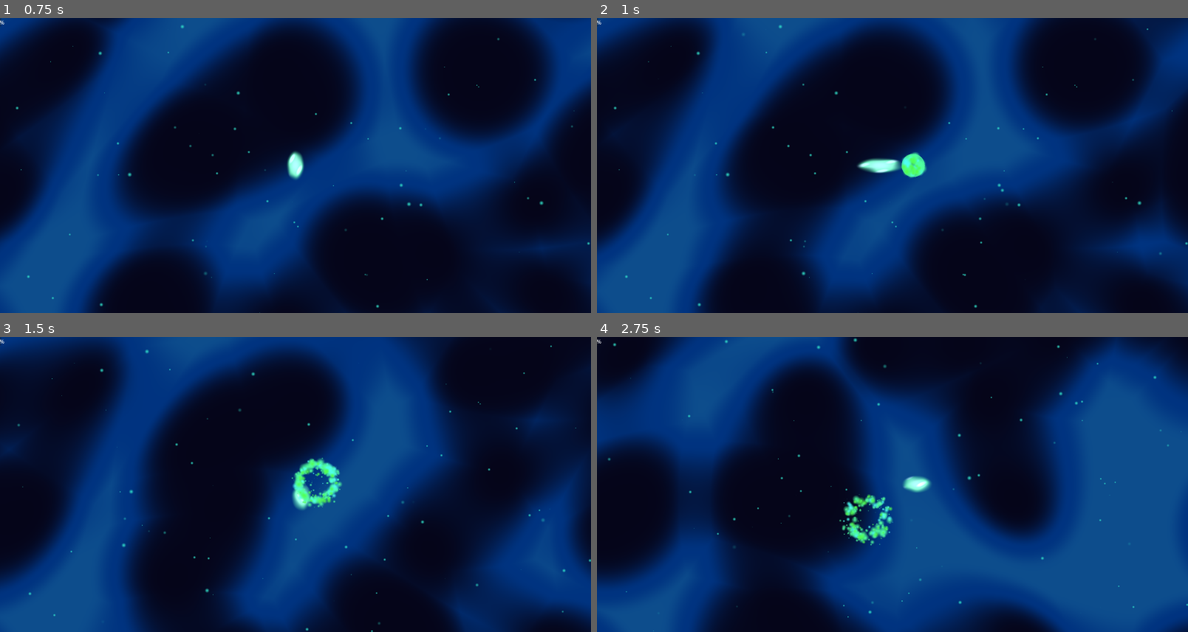
Above: before the commit, frames 1-4 (two rows, left to right).
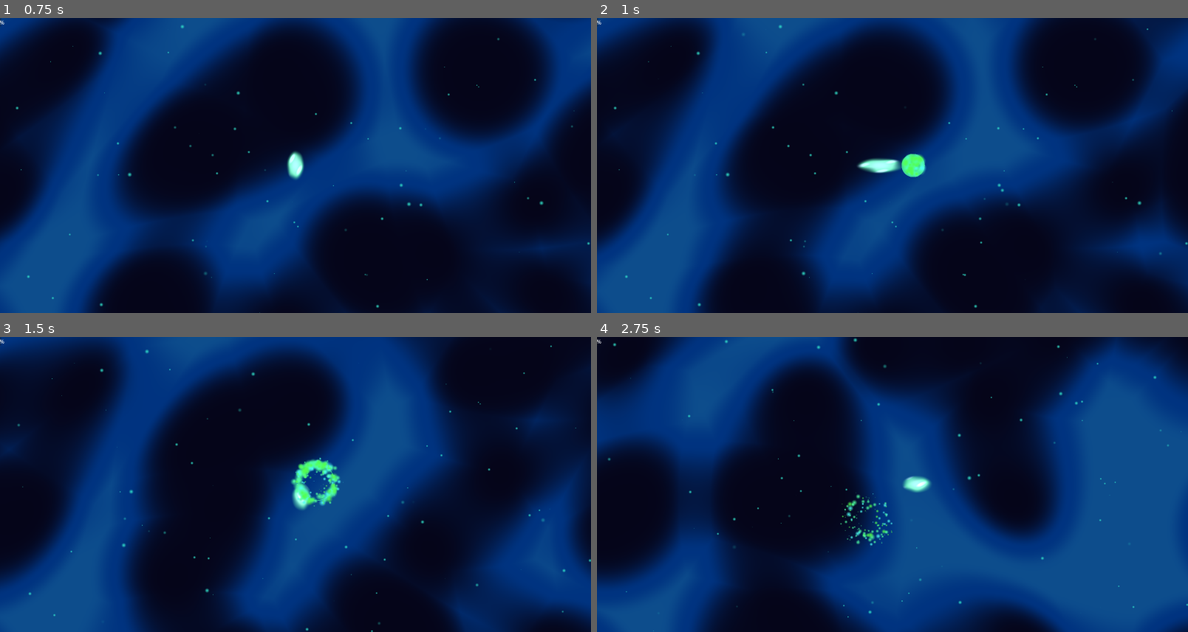
Above: after the commit, the same moments.

Repository: vinids86/aliensurvivors
Game: Godot game, scene res://scenes/game_manager.tscn
Two runs of this game, one before a commit and one after it. Both use one fixed random seed, a clock stepped at 60 frames per second and the inputs below. The engine's default icon, where the game draws it, is replaced by a stand-in: a white triangle on a blue panel in a dark square.
Inputs (mouse positions are in pixels of both pictures, inside the frame that each line leads up to):
- Up to frame 1 (0.75 s): tap Enter (ui_accept) at 0.5 s; move the mouse to (425, 150) at 0.52 s; hold Right (ui_right) from 0.53 s (still down); click (425, 150) at 0.67 s
- Up to frame 2 (1 s): keep holding Right (ui_right); tap Enter (ui_accept) at 0.77 s
- Up to frame 3 (1.5 s): move the mouse to (177, 499) at 1.27 s; release Right (ui_right) at 1.28 s; hold Down (ui_down) from 1.28 s (still down)
- Up to frame 4 (2.75 s): tap Enter (ui_accept) at 1.52 s; move the mouse to (951, 419) at 2.02 s; release Down (ui_down) at 2.03 s; hold Right (ui_right) from 2.03 s (still down)

Frame 1 is identical in both runs. In frame 2, 0.2% of the frame differs, in the area x 51-56%, y 45-55%; in frame 3, 0.7%; in frame 4, 0.8%, in the area x 41-51%, y 52-71%.

Commit message:
improve arch attack

Diff:
--- /dev/null
+++ b/scenes/dissolve_shockwave.tscn
@@ -0,0 +1,6 @@
+[gd_scene load_steps=2 format=3 uid="uid://f6nw2stv2vqx"]
+
+[ext_resource type="Script" uid="uid://d1h5cupmlx1to" path="res://scripts/dissolve_shockwave.gd" id="1_y80l5"]
+
+[node name="DissolveShockwave" type="Node2D"]
+script = ExtResource("1_y80l5")
--- a/scenes/slash_basic.tscn
+++ b/scenes/slash_basic.tscn
@@ -1,6 +1,7 @@
-[gd_scene load_steps=3 format=3 uid="uid://bt2laudafly0u"]
+[gd_scene load_steps=4 format=3 uid="uid://bt2laudafly0u"]
 
 [ext_resource type="Script" uid="uid://djlabcwt48jwv" path="res://scripts/simple_melee_slash.gd" id="1_fix1w"]
+[ext_resource type="PackedScene" uid="uid://f6nw2stv2vqx" path="res://scenes/dissolve_shockwave.tscn" id="2_l6srk"]
 
 [sub_resource type="CircleShape2D" id="CircleShape2D_vgsyx"]
 radius = 32.0
@@ -9,6 +10,7 @@
 collision_layer = 4
 collision_mask = 2
 script = ExtResource("1_fix1w")
+dissolve_scene = ExtResource("2_l6srk")
 
 [node name="CollisionShape2D" type="CollisionShape2D" parent="."]
 shape = SubResource("CircleShape2D_vgsyx")
--- /dev/null
+++ b/scripts/dissolve_shockwave.gd
@@ -0,0 +1,107 @@
+class_name DissolveShockwave extends Node2D
+
+var _emitters: Array[CPUParticles2D] = []
+var _current_radius: float = 0.0
+
+# Chamado pelo SimpleMeleeSlash no início do ataque
+func play_expansion(start_radius: float, end_radius: float, duration: float, color: Color) -> void:
+	_spawn_multi_layered_particles(color)
+
+	_current_radius = start_radius
+
+	# Tween para expandir o raio das partículas junto com o ataque
+	var tw = create_tween()
+	tw.tween_property(self, "_current_radius", end_radius, duration)\
+		.set_trans(Tween.TRANS_QUART).set_ease(Tween.EASE_OUT)
+
+	# Agenda o fim da emissão para quando o ataque "acabar" visualmente
+	get_tree().create_timer(duration * 0.8).timeout.connect(_stop_emitting)
+
+	# Auto-destruição segura (duração + tempo de vida das partículas)
+	get_tree().create_timer(duration + 1.0).timeout.connect(queue_free)
+
+func _process(_delta: float) -> void:
+	# Atualiza o raio de emissão frame a frame
+	if _emitters.size() > 0 and _emitters[0].emitting:
+		for emitter in _emitters:
+			_update_particle_ring_radius(emitter, _current_radius)
+
+func _stop_emitting() -> void:
+	for emitter in _emitters:
+		emitter.emitting = false
+
+# --- Configuração dos Emissores (Igual ao anterior, mas OneShot = False inicialmente) ---
+func _spawn_multi_layered_particles(base_color: Color) -> void:
+	var particle_texture = _create_particle_texture(base_color)
+
+	# Camada Base
+	_create_emitter(base_color, 150, particle_texture) # Reduzi um pouco para não travar (3 camadas x 400 = 1200)
+
+	# Camadas de Variação
+	var col_cool = base_color
+	col_cool.h = wrapf(col_cool.h + 0.08, 0.0, 1.0)
+	_create_emitter(col_cool, 70, particle_texture)
+
+	var col_warm = base_color
+	col_warm.h = wrapf(col_warm.h - 0.08, 0.0, 1.0)
+	_create_emitter(col_warm, 70, particle_texture)
+
+func _create_emitter(color: Color, count: int, texture: Texture2D) -> void:
+	var emitter = CPUParticles2D.new()
+	add_child(emitter)
+	_emitters.append(emitter)
+
+	emitter.texture = texture
+	emitter.amount = count
+	emitter.lifetime = 0.5
+	emitter.emitting = true
+	emitter.one_shot = false # IMPORTANTE: Contínuo durante a expansão
+	emitter.explosiveness = 0.0 # Suave
+	emitter.gravity = Vector2.ZERO
+	emitter.local_coords = false # Fica no mundo
+
+	emitter.emission_shape = CPUParticles2D.EMISSION_SHAPE_POINTS
+
+	# Visual
+	emitter.scale_amount_min = 1.0
+	emitter.scale_amount_max = 3.0
+	var scale_curve = Curve.new()
+	scale_curve.add_point(Vector2(0.0, 1.0))
+	scale_curve.add_point(Vector2(1.0, 0.0))
+	emitter.scale_amount_curve = scale_curve
+
+	emitter.color = color
+
+	var gradient = Gradient.new()
+	gradient.colors = PackedColorArray([Color.WHITE, Color.WHITE, Color(1, 1, 1, 0.0)])
+	gradient.offsets = PackedFloat32Array([0.0, 0.6, 1.0])
+	emitter.color_ramp = gradient
+
+	emitter.direction = Vector2.UP
+	emitter.spread = 180.0
+	emitter.initial_velocity_min = 40.0
+	emitter.initial_velocity_max = 100.0
+
+func _generate_ring_points(radius: float) -> PackedVector2Array:
+	var points_count = 80
+	var ring_points = PackedVector2Array()
+	for i in range(points_count):
+		var angle = (float(i) / points_count) * TAU
+		var point_pos = Vector2(cos(angle), sin(angle)) * radius
+		ring_points.append(point_pos)
+	return ring_points
+
+func _update_particle_ring_radius(emitter: CPUParticles2D, radius: float) -> void:
+	emitter.emission_points = _generate_ring_points(radius)
+
+func _create_particle_texture(target_color: Color) -> Texture2D:
+	var tex = GradientTexture2D.new()
+	tex.width = 12
+	tex.height = 12
+	tex.fill = GradientTexture2D.FILL_RADIAL
+	tex.fill_from = Vector2(0.5, 0.5)
+	tex.fill_to = Vector2(0.5, 0.0)
+	var g = Gradient.new()
+	g.colors = PackedColorArray([Color.WHITE, Color(1, 1, 1, 0)])
+	tex.gradient = g
+	return tex
--- a/scripts/simple_melee_slash.gd
+++ b/scripts/simple_melee_slash.gd
@@ -1,13 +1,16 @@
 class_name SimpleMeleeSlash extends Area2D
 
 ## Visual: "Sonic Boom" (Impacto Geométrico Puro)
-## Um círculo perfeito que expande violentamente.
 ## Foca em contraste (Branco -> Cor), velocidade e clareza da hitbox.
+## Delega o efeito de dissolução para uma cena externa.
 
 # --- CONFIGURAÇÃO ---
 var damage: float = 10.0
 var knockback_force: float = 500.0
-var element_color: Color = Color("4fffa0") # Verde Neon Padrão
+var element_color: Color = Color("4fffa0")
+
+# Referência à Cena de Efeito (ARRASTE dissolve_shockwave.tscn AQUI NO INSPECTOR)
+@export var dissolve_scene: PackedScene
 
 # Geometria
 var max_radius: float = 55.0
@@ -24,14 +27,10 @@
 var _collision_shape: CollisionShape2D
 var _circle_shape: CircleShape2D
 
-# Componente de Partículas (Lista de Emissores para Variação de Cor)
-var _emitters: Array[CPUParticles2D] = []
-
 func setup(dmg: float, duration: float, scale_mod: float, kb: float, col: Color) -> void:
 	damage = dmg
 	knockback_force = kb
 
-	# Sobrescreve se for branco (padrão genérico)
 	if col == Color.WHITE:
 		element_color = Color("4fffa0")
 	else:
@@ -51,11 +50,6 @@
 
 func _process(_delta: float) -> void:
 	queue_redraw()
-
-	# Atualiza o raio de TODOS os emissores
-	for emitter in _emitters:
-		if emitter and emitter.emitting:
-			_update_particle_ring_radius(emitter, _current_radius)
 
 func _draw() -> void:
 	if _current_radius <= 1.0: return
@@ -79,89 +73,6 @@
 	if _circle_shape:
 		_circle_shape.radius = radius
 
-# Cria as camadas de partículas com cores distintas
-func _spawn_multi_layered_particles(base_color: Color) -> void:
-	# Textura Compartilhada (Otimização)
-	var particle_texture = _create_particle_texture()
-
-	# Camada 1: Cor Base (Dominante - 500 partículas)
-	_create_single_emitter(base_color, 200, particle_texture)
-
-	# Camada 2: Variação Azulada/Fria (Hue Shift +0.08 - 250 partículas)
-	var col_cool = base_color
-	col_cool.h = wrapf(col_cool.h + 0.08, 0.0, 1.0)
-	_create_single_emitter(col_cool, 50, particle_texture)
-
-	# Camada 3: Variação Quente/Amarelada (Hue Shift -0.08 - 250 partículas)
-	var col_warm = base_color
-	col_warm.h = wrapf(col_warm.h - 0.08, 0.0, 1.0)
-	_create_single_emitter(col_warm, 50, particle_texture)
-
-# Função auxiliar para criar um único emissor
-func _create_single_emitter(color: Color, count: int, texture: Texture2D) -> void:
-	var emitter = CPUParticles2D.new()
-	add_child(emitter)
-	_emitters.append(emitter)
-
-	emitter.texture = texture
-	emitter.amount = count
-	emitter.lifetime = 0.5
-	emitter.emitting = true
-	emitter.one_shot = false
-	emitter.explosiveness = 0.0
-	emitter.gravity = Vector2.ZERO
-	emitter.local_coords = false
-
-	# Emissão (Anel)
-	emitter.emission_shape = CPUParticles2D.EMISSION_SHAPE_POINTS
-	_update_particle_ring_radius(emitter, initial_radius)
-
-	# Tamanho
-	emitter.scale_amount_min = 1.0
-	emitter.scale_amount_max = 3.0
-	var scale_curve = Curve.new()
-	scale_curve.add_point(Vector2(0.0, 1.0))
-	scale_curve.add_point(Vector2(1.0, 0.0))
-	emitter.scale_amount_curve = scale_curve
-
-	# Cor Sólida (Garantia de Variação)
-	emitter.color = color
-
-	# Gradiente de Fade Out (Apenas Alpha)
-	var gradient = Gradient.new()
-	gradient.colors = PackedColorArray([Color.WHITE, Color.WHITE, Color(1, 1, 1, 0.0)])
-	gradient.offsets = PackedFloat32Array([0.0, 0.6, 1.0])
-	emitter.color_ramp = gradient
-
-	# Movimento
-	emitter.direction = Vector2.UP
-	emitter.spread = 180.0
-	emitter.initial_velocity_min = 40.0
-	emitter.initial_velocity_max = 100.0
-
-func _create_particle_texture() -> Texture2D:
-	var tex = GradientTexture2D.new()
-	tex.width = 12
-	tex.height = 12
-	tex.fill = GradientTexture2D.FILL_RADIAL
-	tex.fill_from = Vector2(0.5, 0.5)
-	tex.fill_to = Vector2(0.5, 0.0)
-	var g = Gradient.new()
-	g.colors = PackedColorArray([Color.WHITE, Color(1, 1, 1, 0)])
-	tex.gradient = g
-	return tex
-
-func _update_particle_ring_radius(emitter: CPUParticles2D, radius: float) -> void:
-	var points_count = 120
-	var ring_points = PackedVector2Array()
-
-	for i in range(points_count):
-		var angle = (float(i) / points_count) * TAU
-		var point_pos = Vector2(cos(angle), sin(angle)) * radius
-		ring_points.append(point_pos)
-
-	emitter.emission_points = ring_points
-
 func _start_impact_animation(duration: float) -> void:
 	monitoring = true
 	_current_radius = initial_radius
@@ -169,12 +80,23 @@
 	_core_flash = 1.0
 	_anim_alpha = 1.0
 
-	# Inicia o sistema de partículas multicamada
-	_spawn_multi_layered_particles(element_color)
+	# --- VISUAL (PARTÍCULAS) ---
+	# Instancia IMEDIATAMENTE para acompanhar a animação
+	if dissolve_scene:
+		var effect = dissolve_scene.instantiate() as Node2D
+		get_tree().root.add_child(effect)
+		effect.global_position = global_position
 
+		# Passamos todos os dados necessários para o efeito "tocar" a mesma animação que nós
+		if effect.has_method("play_expansion"):
+			# scale.x é importante para ajustar o raio final ao tamanho do ataque
+			effect.play_expansion(initial_radius, max_radius * scale.x, duration, element_color)
+	else:
+		push_warning("SimpleMeleeSlash: Cena 'dissolve_scene' não atribuída!")
+
+	# --- LÓGICA DO CÍRCULO (Hitbox) ---
 	var tw = create_tween().set_parallel(true)
 
-	# Animações
 	tw.tween_property(self, "_current_radius", max_radius, duration)\
 		.set_trans(Tween.TRANS_QUART).set_ease(Tween.EASE_OUT)
 	tw.tween_property(self, "_anim_width", 2.0, duration * 0.8)\
@@ -188,14 +110,6 @@
 	await tw.finished
 
 	monitoring = false
-
-	# Finalização de todos os emissores
-	for emitter in _emitters:
-		emitter.emitting = false
-
-	# Espera o tempo de vida das partículas (0.5s) antes de morrer
-	await get_tree().create_timer(0.6).timeout
-
 	queue_free()
 
 func _on_body_entered(body: Node2D) -> void:
Not shown, added: scripts/dissolve_shockwave.gd.uid
